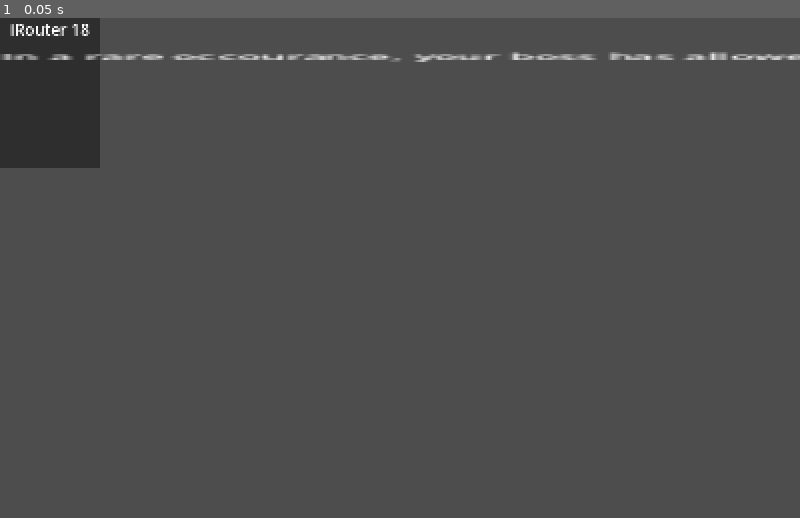
Above: before the commit, frame 1.
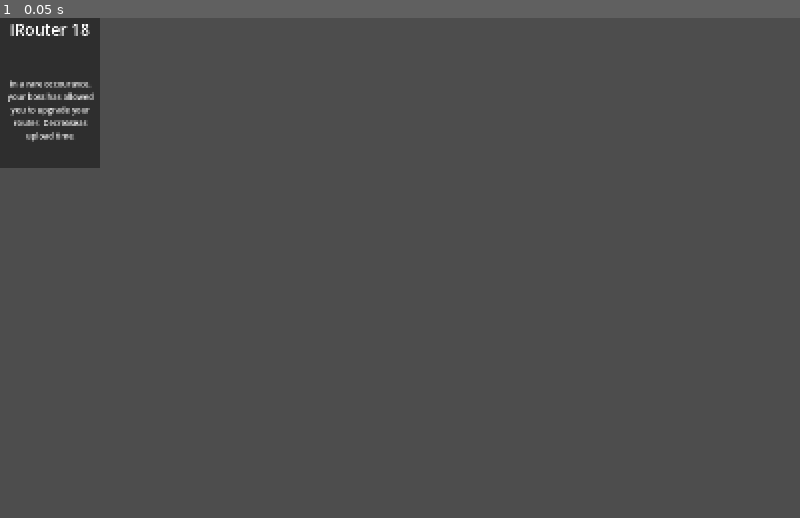
Above: after the commit, the same moment.

Repository: BradBenJoya/GMTK2026
Game: Godot game, scene res://Scenes/upgrade_card.tscn
Two runs of this game, one before a commit and one after it. Both use one fixed random seed, a clock stepped at 60 frames per second and the inputs below. This scene is started directly instead of the project's main scene.
Inputs:
- Up to frame 1 (0.05 s): no input

The runs differ from the first frame. In frame 1, 1.4% of the frame differs, in the area x 0-100%, y 6-25%.

Commit message:
fixed autowrap bug

Diff:
--- a/Scenes/upgrade_card.tscn
+++ b/Scenes/upgrade_card.tscn
@@ -19,17 +19,22 @@
 upgrade_description = NodePath("UpgradeDescription")
 
 [node name="UpgradeName" type="Label" parent="UpgradeButton" unique_id=920796065]
+custom_minimum_size = Vector2(120, 0)
 layout_mode = 0
 offset_right = 200.0
 offset_bottom = 62.0
 theme_override_font_sizes/font_size = 32
 text = "Upgrade"
 horizontal_alignment = 1
+autowrap_mode = 3
 
 [node name="UpgradeDescription" type="Label" parent="UpgradeButton" unique_id=1180273715]
+custom_minimum_size = Vector2(120, 150)
 layout_mode = 0
 offset_left = 1.0
 offset_top = 66.0
-offset_right = 41.0
+offset_right = 201.0
 offset_bottom = 301.0
-scale = Vector2(4.92, 1)
+horizontal_alignment = 1
+vertical_alignment = 1
+autowrap_mode = 3
--- a/Scripts/Cards/upgrade.gd
+++ b/Scripts/Cards/upgrade.gd
@@ -45,5 +45,5 @@
 			upgrade_description.text = spam_orgnizer_description
 
 func pressed() -> void:
-	print(text)
+	pass
 # end Psuedo Pakman
